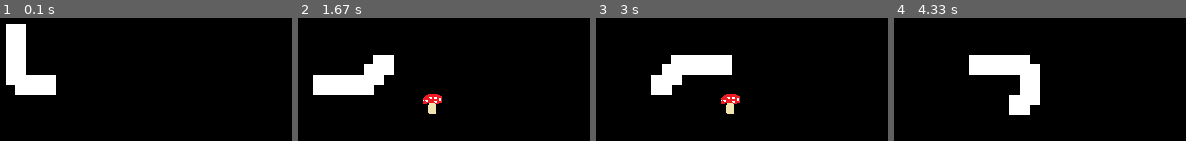
Above: before the commit, frames 1-4 (left to right).
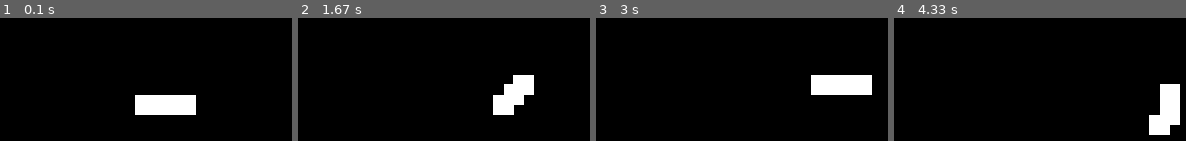
Above: after the commit, the same moments.

Repository: fjasdlfadsjklds/PyGame-snake
Game: pygame game, started from main.py
Two runs of this game, one before a commit and one after it. Both use one fixed random seed, a clock stepped at 60 frames per second and the inputs below.
Inputs:
- Up to frame 1 (0.1 s): no input
- Up to frame 2 (1.67 s): hold Up 0.83-1.3 s; hold Right from 1.33 s (still down)
- Up to frame 3 (3 s): release Right at 1.93 s; hold Down from 2.77 s (still down)
- Up to frame 4 (4.33 s): release Down at 3.73 s; hold Left from 3.77 s (still down)

The runs differ from the first frame. In frame 1, 8.8% of the frame differs, in the area x 2-68%, y 4-79%; in frame 2, 8.7%; in frame 3, 9.2%; in frame 4, 9.4%, in the area x 25-98%, y 30-96%.

Commit message:
Mushrooms spawn randomly, players can die by colliding, score is printed at end, and debug prints are cleaned up

Diff:
--- a/main.py
+++ b/main.py
@@ -1,4 +1,6 @@
 import os
+import random
+
 import pygame
 from pygame.locals import *
 
@@ -29,16 +31,18 @@
 #                                    scale_factor))
 #     return mushroom_rects
 
+
 def main():
     pygame.init()
     (width, height) = (600, 600)
 
     scale_factor = 20
-    snake_positions = [(4,6),(4,7),(4,8),(4,9),(5,9),(6,9)]
+    snake_positions = [(10,10),(11,10),(12,10),(13,10),]
     snake_direction = (1,0)
-    snake_length = 6
+    global snake_length
+    snake_length = 4
     screen = pygame.display.set_mode((width, height))
-    mushrooms = [(10,10)]
+    mushrooms = list()
     # mushroom_rects = update_mushroom_rects(mushrooms, scale_factor)
     # print(mushroom_rects)
     snake_absolute_positions = update_absolute_positions(snake_positions, scale_factor)
@@ -66,15 +70,16 @@
                     snake_direction = (-1,0)
                 if event.key == pygame.K_RIGHT:
                     snake_direction = (1,0)
+
             if event.type == snake_move_event:
                 new_snake_x = snake_direction[0] + snake_positions[-1][0]
                 new_snake_y = snake_direction[1] + snake_positions[-1][1]
                 snake_positions.append((new_snake_x,new_snake_y))
                 if snake_length < len(snake_positions):
                     del snake_positions[0]
-                print(snake_positions)
+                # print(snake_positions)
                 snake_absolute_positions = update_absolute_positions(snake_positions, scale_factor)
-                print(snake_absolute_positions)
+                # print(snake_absolute_positions)
                 screen.fill((0,0,0))
                 pygame.draw.lines(
                     screen,
@@ -83,24 +88,36 @@
                     snake_absolute_positions,
                     scale_factor
                 )
+
                 # head_coords = [snake_positions[-1][0]-scale_factor/2,
                 #                snake_positions[-1][1]-scale_factor/2,
                 #                snake_positions[-1][0]+scale_factor/2,
                 #                snake_positions[-1][1]+scale_factor/2]
+                chance = random.randint(1,100)
+                if chance <=10:
+                    mushrooms.append((random.randint(1,29), random.randint(1,29)))
+
                 result = []
                 for mushroom in mushrooms:
                     # print("rects:", mushroom_rects[mushrooms.index(mushroom)])
                     # print(head_coords)
                     if mushroom in snake_positions:
-                        print("Collision")
+                        # print("Collision")
                         snake_length += 1
                     else:
                         draw_mushroom(screen, scale_factor, mushroom[0], mushroom[1])
                         result.append(mushroom)
                 mushrooms = result
+
+                if snake_positions[-1][0]<1 or snake_positions[-1][1]<1 or snake_positions[-1][0]>29 or snake_positions[-1][1]>29:
+                    running = False
+                if len(snake_positions) != len(set(snake_positions)):
+                    running = False
                 pygame.display.flip()
 
 
 
 if __name__ == "__main__":
     main()
+    print("Game Over")
+    print("Your score:", snake_length)
